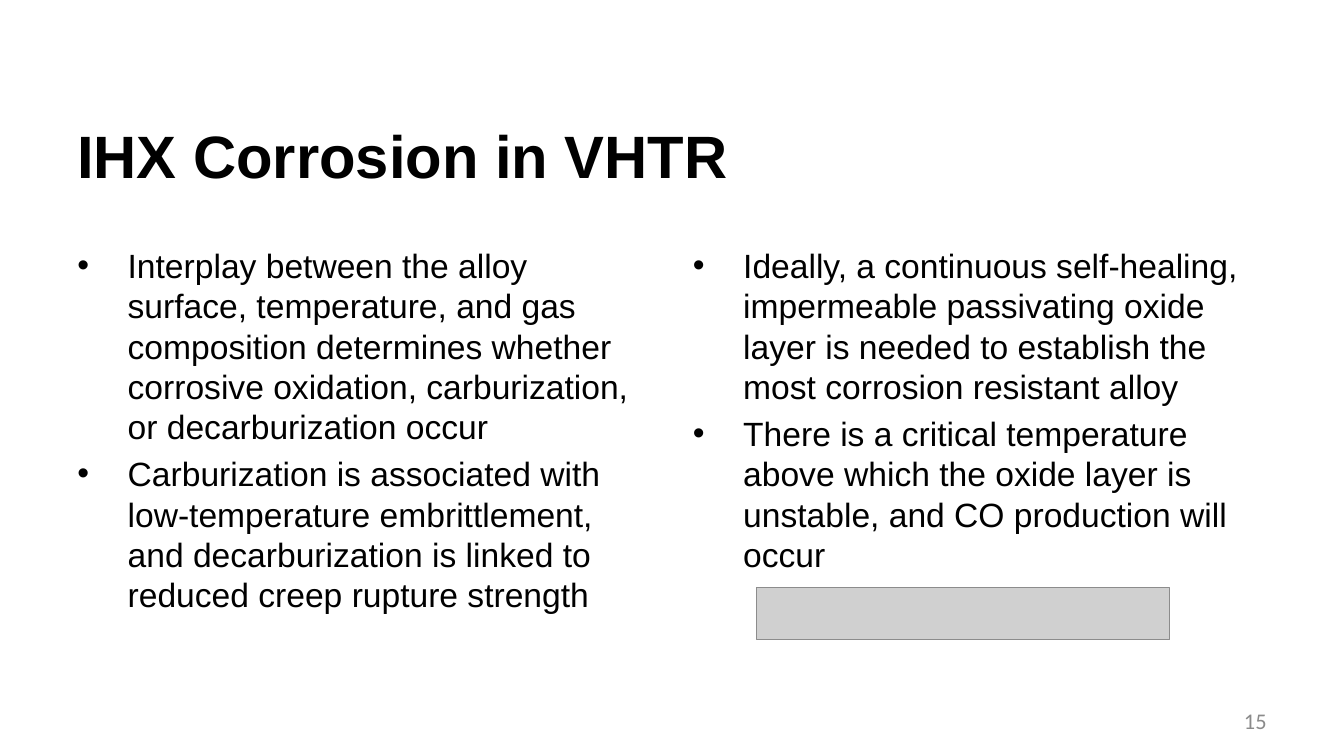
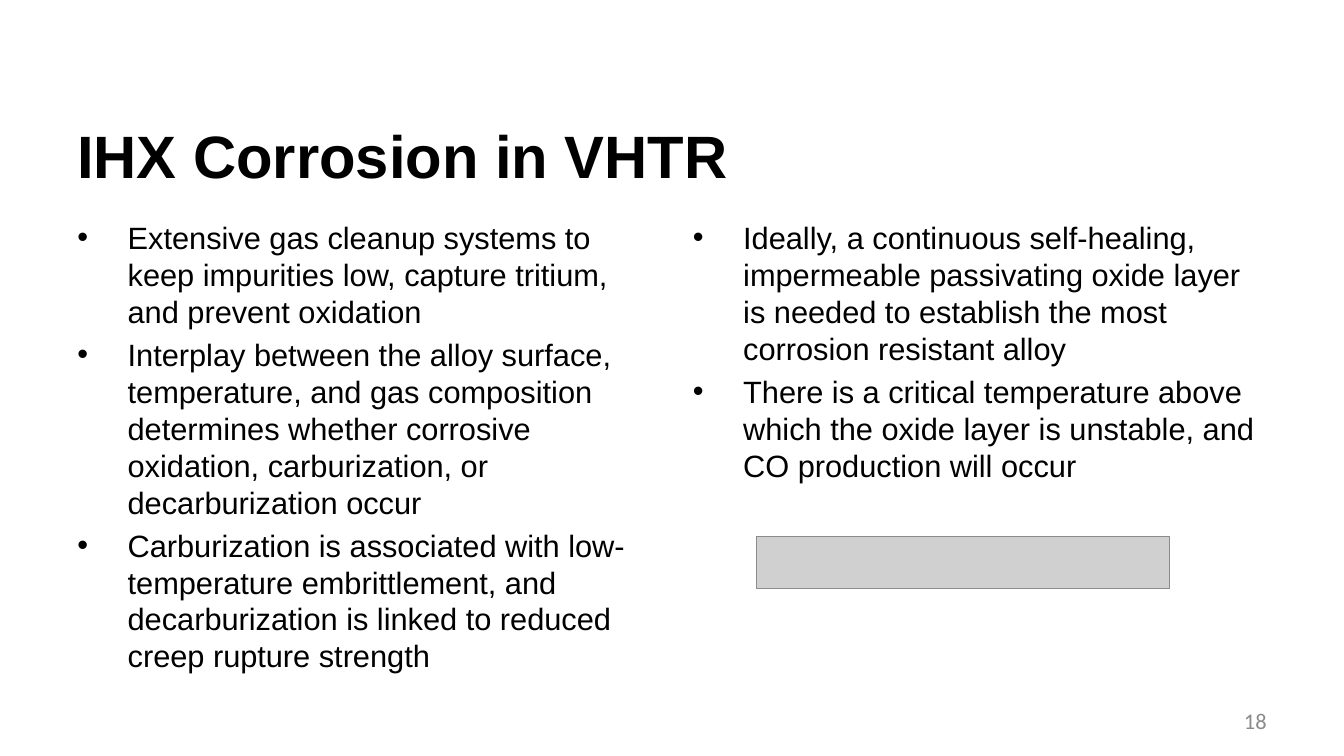
Before and after one commit to benbeeler/TEACHING, a slide deck: slide 18 of Advanced Reactor Materials/Fall2026/Lec6_TRISO.pptx (slide 15 before the commit). Drawn at 1344x756 pixels with LibreOffice and Linux fonts; fonts in the diff are those of the drawing; grey boxes stand for pictures; background and template pictures are left out. Boxes give left, top, right and bottom in pixels: in the first picture for what was removed or moved away, otherwise in the second. Text is boxed around its words. In the diff, an @@ line names an element or a change of style, - is before the commit and + after.

```diff
--- a/Advanced Reactor Materials/Fall2026/Lec6_TRISO.pptx
+++ b/Advanced Reactor Materials/Fall2026/Lec6_TRISO.pptx
@@ text "Extensive gas cleanup systems to ...": place and size @@
-text "Extensive gas cleanup systems to ..." at <box>128,253,628,614</box>
+text "Extensive gas cleanup systems to ..." at <box>128,226,624,673</box>
@@ text at <box>128,226,607,328</box>: paragraph added @@
+• Extensive gas cleanup systems to keep impurities low, capture tritium, and prevent oxidation
@@ text "Ideally, a continuous self-healing, impermeable ...": place and size @@
-text "Ideally, a continuous self-healing, impermeable ..." at <box>743,253,1237,568</box>
+text "Ideally, a continuous self-healing, impermeable ..." at <box>743,226,1254,482</box>
@@ text "Ideally, a continuous self-healing, impermeable ..." at <box>743,226,1254,482</box>: size 24 to 22 pt @@
@@ text at <box>128,343,624,673</box>: size 24 to 22 pt in "Interplay between the alloy surface, temperature, and ...", "Carburization is associated with low-temperature embrittleme ..." @@
@@ picture: place and size @@
-picture at <box>757,588,1171,639</box>
+picture at <box>757,536,1171,588</box>
@@ page number at <box>1244,714,1267,729</box>: text changed @@
-15
+18
```
Also in this commit, not shown: 15 other slides changed, 5 slides added, 13 slides removed, 4 other files.
